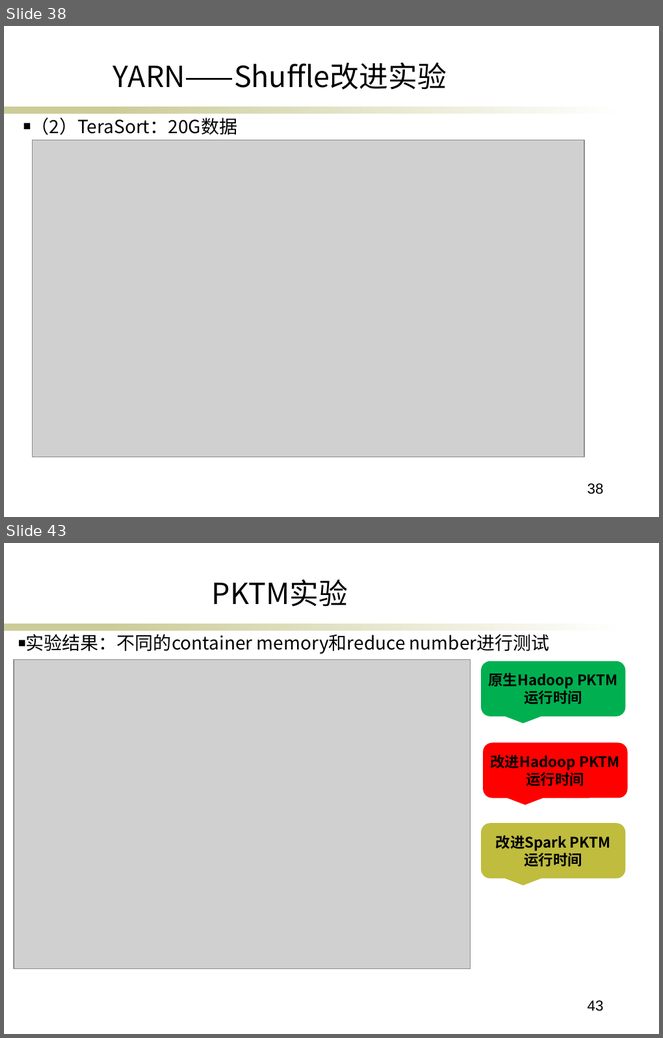
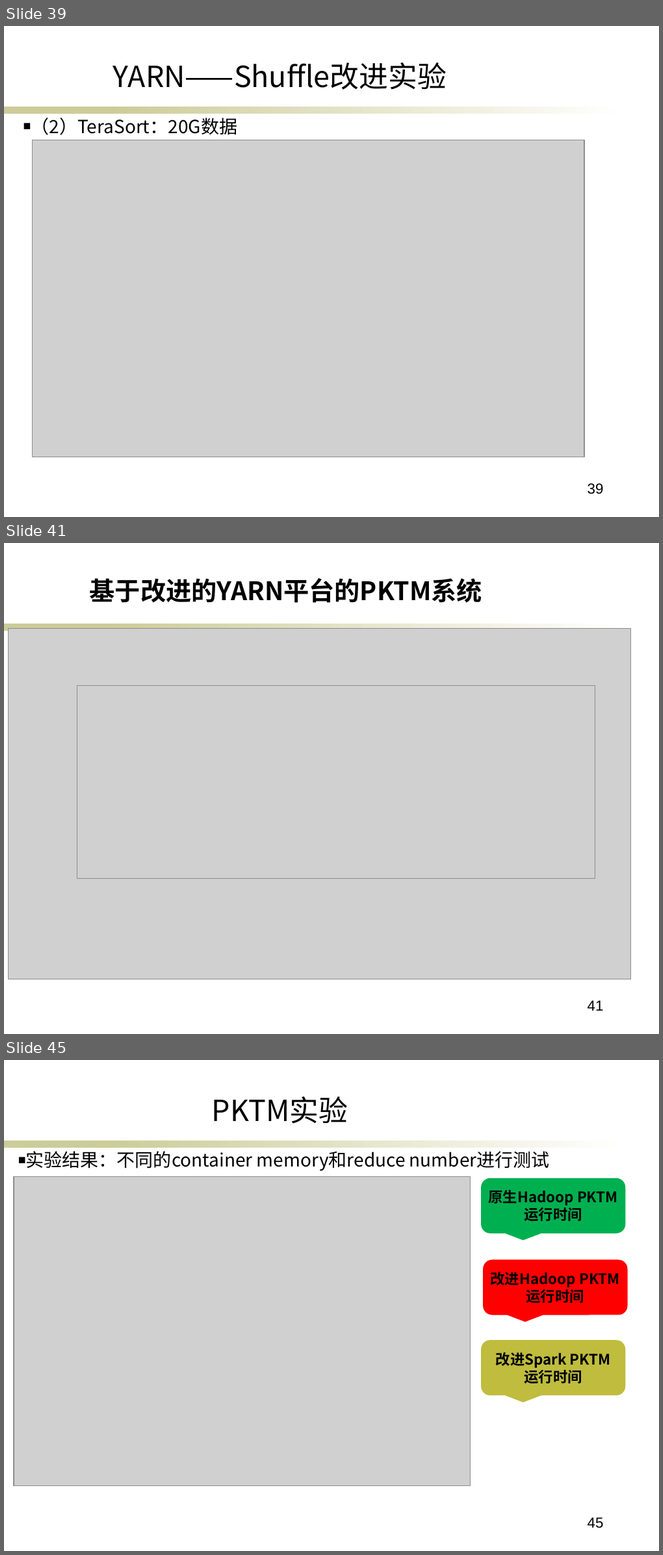
Before and after one commit to ericsonyc/paper, a slide deck: 毕业答辩.pptx. Shown one above the other, each under a label of ours: slides 38 and 43 before the commit, slides 39, 41 and 45 after it; the slides between them are not shown. The pictures are 663x1038 and 663x1555 pixels, drawn with LibreOffice and Linux fonts; fonts in the diff are those of the drawing; grey boxes stand for pictures; background and template pictures are left out. Boxes give left, top, right and bottom in pixels: in the first picture for what was removed or moved away, otherwise in the second. Text is boxed around its words. In the diff, an @@ line names an element or a change of style, - is before the commit and + after.

```diff
--- a/毕业答辩.pptx
+++ b/毕业答辩.pptx
@@ slide 41 added at <box>4,543,659,1034</box>, background #FFFFFF; not listed: 2 template elements that a slide beside it also shows @@
@@ text added at <box>90,578,482,603</box>, 28 pt, text #000000, bold @@
+基于改进的YARN平台的PKTM系统
@@ picture added at <box>8,629,631,980</box> @@
@@ picture added at <box>77,686,595,879</box> @@
@@ page number added at <box>588,1001,604,1011</box>, 16 pt, text #000000 @@
+41
@@ what was slide 38 is now slide 39 @@
@@ page number at <box>588,484,604,495</box>: text changed @@
-38
+39
@@ what was slide 43 is now slide 45 @@
@@ page number at <box>588,1518,604,1529</box>: text changed @@
-43
+45
```
Also in this commit, not shown: 8 slides changed, 4 other slides added, 3 slides removed.
